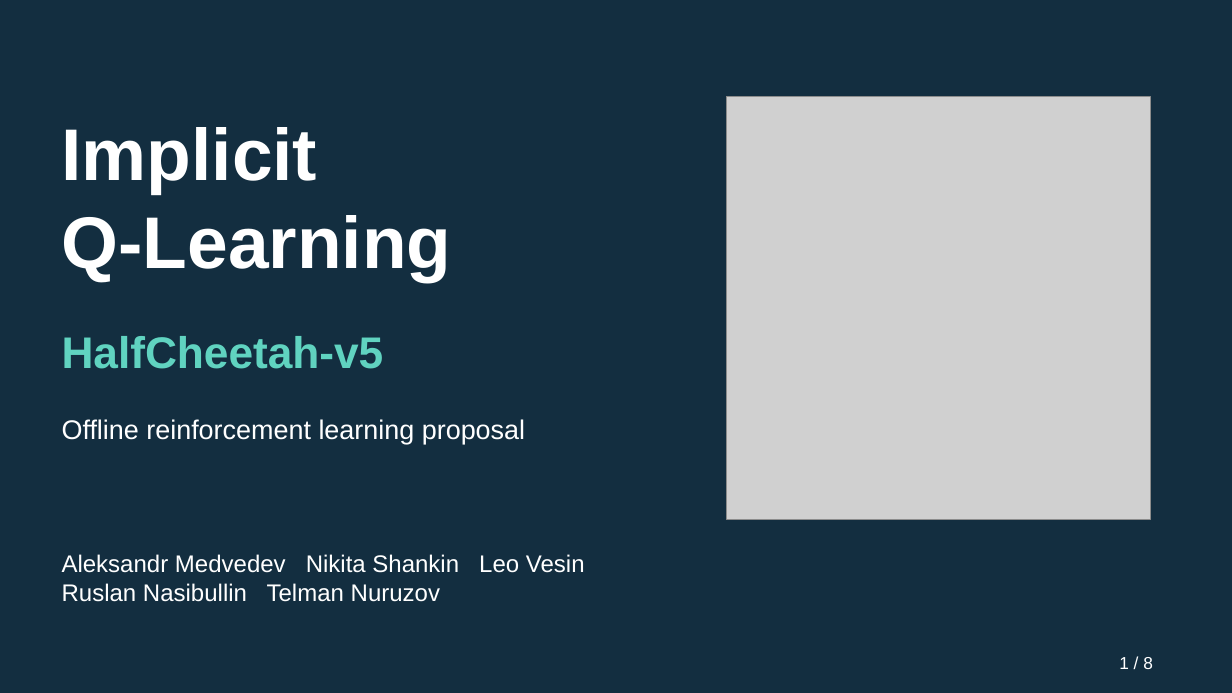
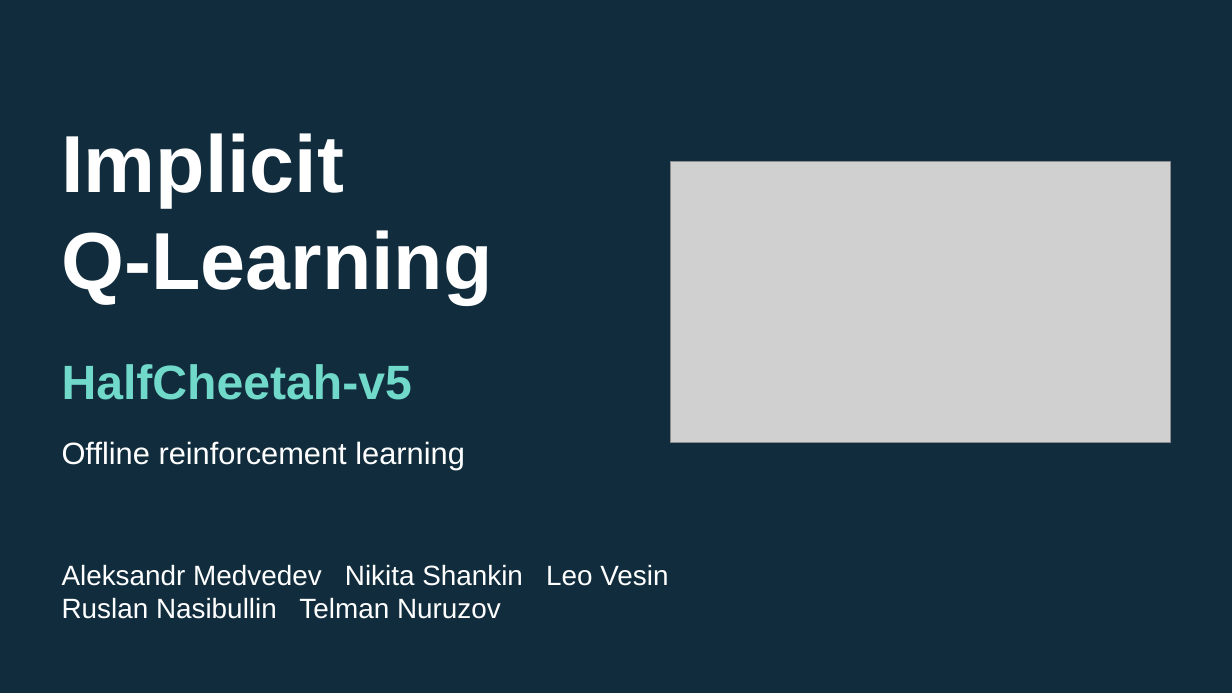
Before and after one commit to MedvAx-AI/iql-halfcheetah, a slide deck: slide 1 of docs/presentation/IQL_RL_Proposal.pptx. Drawn at 1232x693 pixels with LibreOffice and Linux fonts; fonts in the diff are those of the drawing; grey boxes stand for pictures. Boxes give left, top, right and bottom in pixels: in the first picture for what was removed or moved away, otherwise in the second. Text is boxed around its words. In the diff, an @@ line names an element or a change of style, - is before the commit and + after.

Commit message:
Improve proposal typography, diagrams, images and vector PDF (#21)

```diff
--- a/docs/presentation/IQL_RL_Proposal.pptx
+++ b/docs/presentation/IQL_RL_Proposal.pptx
@@ background #132E40 to #112D3D @@
@@ text "Implicit" at [62,133,493,303]: size 57 to 63 pt @@
@@ picture: place and size @@
-picture at [726,96,1150,519]
+picture at [671,162,1171,443]
@@ text "HalfCheetah-v5": place and size @@
-text "HalfCheetah-v5" at [62,336,384,369]
+text "HalfCheetah-v5" at [62,364,412,400]
@@ text "HalfCheetah-v5" at [62,364,412,400]: size 34.5 to 37.5 pt, text colour #60D3C0 to #70D9CA @@
@@ text at [62,441,465,470]: text changed; size 21 to 24 pt @@
-Offline reinforcement learning proposal
+Offline reinforcement learning
@@ text "Aleksandr Medvedev Nikita Shankin Leo ...": place and size @@
-text "Aleksandr Medvedev Nikita Shankin Leo ..." at [62,554,585,602]
+text "Aleksandr Medvedev Nikita Shankin Leo ..." at [62,564,668,619]
@@ text "Aleksandr Medvedev Nikita Shankin Leo ..." at [62,564,668,619]: size 18.8 to 21.8 pt @@
@@ text removed at [1119,657,1153,669] @@
-1 / 8
```
Also in this commit, not shown: 7 other slides changed, 9 other files.
